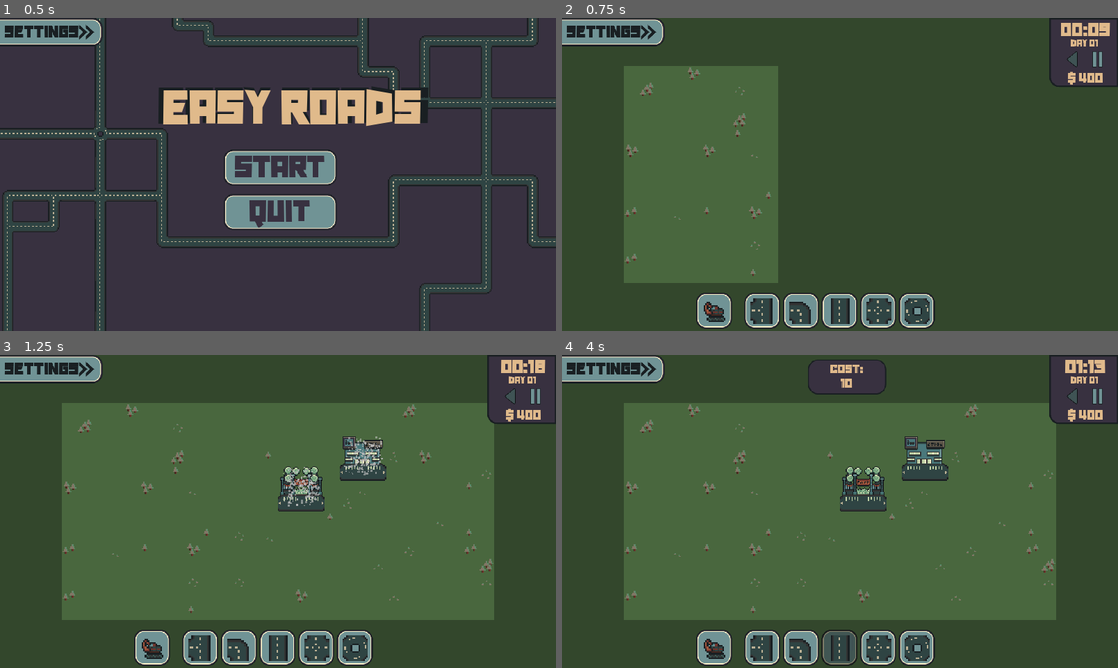
Above: before the commit, frames 1-4 (two rows, left to right).
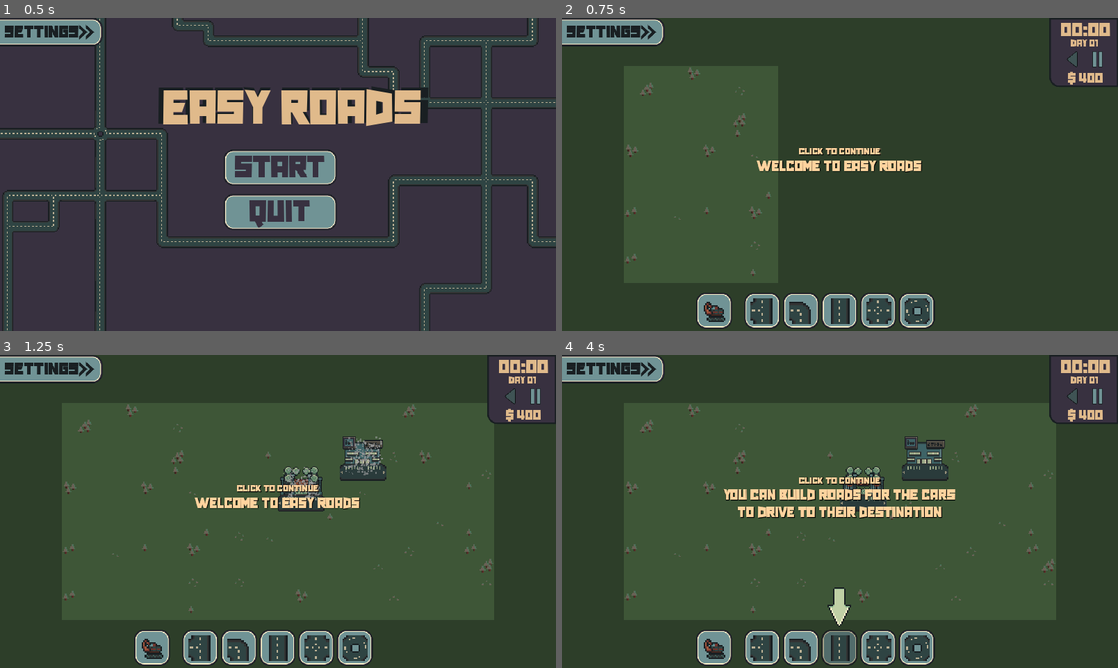
Above: after the commit, the same moments.

Repository: StixxyTape/Easy-Roads
Game: Godot game, scene res://Scenes/menu.tscn
Two runs of this game, one before a commit and one after it. Both use one fixed random seed, a clock stepped at 60 frames per second and the inputs below.
Inputs (mouse positions are in pixels of both pictures, inside the frame that each line leads up to):
- Up to frame 1 (0.5 s): no input
- Up to frame 2 (0.75 s): click "Start" at 0.5 s
- Up to frame 3 (1.25 s): no input
- Up to frame 4 (4 s): click (712, 649) at 1.25 s; click (762, 649) at 2 s; click (801, 649) at 2.75 s; click (840, 649) at 3.5 s

Frame 1 is identical in both runs. In frame 2, 1.2% of the frame differs, in the area x 11-99%, y 1-82%; in frame 3, 2.1%; in frame 4, 4.0%, in the area x 11-99%, y 1-99%.

Commit message:
Added tutorial

Diff:
--- /dev/null
+++ b/Easy Roads/Scenes/arrow.tscn
@@ -0,0 +1,52 @@
+[gd_scene load_steps=5 format=3 uid="uid://b4wwvoljbmc2b"]
+
+[ext_resource type="Texture2D" uid="uid://cpwoevo7vue5u" path="res://Art/UI/Arrow.png" id="1_8g7di"]
+
+[sub_resource type="Animation" id="Animation_red0w"]
+resource_name = "idle"
+loop_mode = 1
+tracks/0/type = "value"
+tracks/0/imported = false
+tracks/0/enabled = true
+tracks/0/path = NodePath(".:scale")
+tracks/0/interp = 1
+tracks/0/loop_wrap = true
+tracks/0/keys = {
+"times": PackedFloat32Array(0, 0.5, 1),
+"transitions": PackedFloat32Array(1, 1, 1),
+"update": 0,
+"values": [Vector2(2, 2), Vector2(3, 3), Vector2(2, 2)]
+}
+
+[sub_resource type="Animation" id="Animation_hfngj"]
+length = 0.001
+tracks/0/type = "value"
+tracks/0/imported = false
+tracks/0/enabled = true
+tracks/0/path = NodePath(".:scale")
+tracks/0/interp = 1
+tracks/0/loop_wrap = true
+tracks/0/keys = {
+"times": PackedFloat32Array(0),
+"transitions": PackedFloat32Array(1),
+"update": 0,
+"values": [Vector2(2, 2)]
+}
+
+[sub_resource type="AnimationLibrary" id="AnimationLibrary_cf7td"]
+_data = {
+"RESET": SubResource("Animation_hfngj"),
+"idle": SubResource("Animation_red0w")
+}
+
+[node name="Arrow" type="Node2D"]
+scale = Vector2(2, 2)
+
+[node name="Sprite2D" type="Sprite2D" parent="."]
+texture = ExtResource("1_8g7di")
+
+[node name="AnimationPlayer" type="AnimationPlayer" parent="."]
+autoplay = "idle"
+libraries = {
+"": SubResource("AnimationLibrary_cf7td")
+}
--- a/Easy Roads/Scenes/bubble.tscn
+++ b/Easy Roads/Scenes/bubble.tscn
@@ -97,7 +97,6 @@
 }
 
 [node name="Bubble" type="TextureProgressBar"]
-modulate = Color(1, 1, 1, 0.235294)
 z_index = 5
 layout_direction = 1
 anchors_preset = 8
--- a/Easy Roads/Scenes/ui.tscn
+++ b/Easy Roads/Scenes/ui.tscn
@@ -7,6 +7,9 @@
 [ext_resource type="FontFile" uid="uid://cg62bx556p7xk" path="res://Fonts/Pink and Crimson.otf" id="4_e55im"]
 [ext_resource type="Script" path="res://Scripts/TimeButton.gd" id="5_tu65w"]
 [ext_resource type="Script" path="res://Scripts/Settings.gd" id="7_lqbpj"]
+[ext_resource type="PackedScene" uid="uid://b4wwvoljbmc2b" path="res://Scenes/arrow.tscn" id="8_j5lb5"]
+
+[sub_resource type="CanvasTexture" id="CanvasTexture_aqkax"]
 
 [sub_resource type="AtlasTexture" id="AtlasTexture_syo7a"]
 atlas = ExtResource("1_bl377")
@@ -130,6 +133,16 @@
 [node name="UI" type="CanvasLayer"]
 script = ExtResource("1_2omd3")
 
+[node name="Tutorial BGC" type="TextureRect" parent="."]
+modulate = Color(0.0980392, 0.121569, 0.133333, 0.235294)
+anchors_preset = 15
+anchor_right = 1.0
+anchor_bottom = 1.0
+grow_horizontal = 2
+grow_vertical = 2
+size_flags_vertical = 4
+texture = SubResource("CanvasTexture_aqkax")
+
 [node name="Remove" type="TextureButton" parent="."]
 anchors_preset = 7
 anchor_left = 0.5
@@ -581,6 +594,60 @@
 horizontal_alignment = 1
 vertical_alignment = 1
 
+[node name="Tutorial Text" type="Label" parent="."]
+anchors_preset = 8
+anchor_left = 0.5
+anchor_top = 0.5
+anchor_right = 0.5
+anchor_bottom = 0.5
+offset_left = -297.0
+offset_top = -34.0
+offset_right = 297.0
+offset_bottom = 2.0
+grow_horizontal = 2
+grow_vertical = 2
+pivot_offset = Vector2(64, 28)
+theme_override_colors/font_color = Color(1, 0.827451, 0.619608, 1)
+theme_override_colors/font_shadow_color = Color(0, 0, 0, 1)
+theme_override_fonts/font = ExtResource("4_e55im")
+theme_override_font_sizes/font_size = 30
+text = "This is the tutorial text"
+horizontal_alignment = 1
+vertical_alignment = 1
+
+[node name="Continue" type="Label" parent="Tutorial Text"]
+layout_mode = 1
+anchors_preset = 5
+anchor_left = 0.5
+anchor_right = 0.5
+offset_left = -297.0
+offset_top = -25.0
+offset_right = 297.0
+grow_horizontal = 2
+pivot_offset = Vector2(64, 28)
+theme_override_colors/font_color = Color(1, 0.827451, 0.619608, 1)
+theme_override_colors/font_shadow_color = Color(0, 0, 0, 1)
+theme_override_fonts/font = ExtResource("4_e55im")
+theme_override_font_sizes/font_size = 20
+text = "Click to continue"
+horizontal_alignment = 1
+vertical_alignment = 1
+
+[node name="Arrow Road" parent="." instance=ExtResource("8_j5lb5")]
+z_index = 10
+position = Vector2(573, 520)
+rotation = 3.14159
+
+[node name="Arrow Remove" parent="." instance=ExtResource("8_j5lb5")]
+z_index = 10
+position = Vector2(317, 520)
+rotation = 3.14159
+
+[node name="Arrow Info" parent="." instance=ExtResource("8_j5lb5")]
+z_index = 10
+position = Vector2(959, 84)
+rotation = 1.5708
+
 [connection signal="pressed" from="Settings/SettingsButton" to="Settings" method="_on_settings_button_pressed"]
 [connection signal="pressed" from="Settings/Music/MusicButton" to="Settings" method="_on_music_button_pressed"]
 [connection signal="pressed" from="Settings/Audio/AudioButton" to="Settings" method="_on_audio_button_pressed"]
--- a/Easy Roads/Scripts/Global.gd
+++ b/Easy Roads/Scripts/Global.gd
@@ -30,6 +30,8 @@
 var music : bool = true
 var sounds : bool = true
 
+var tutorial : bool = true
+
 func Reset():
 	gameOver = false
 	builtStructs = []
--- a/Easy Roads/Scripts/GridSystem.gd
+++ b/Easy Roads/Scripts/GridSystem.gd
@@ -130,7 +130,7 @@
 	if spawningHouse == true:
 		spawningHouse = false
 		await get_tree().create_timer(houseSpawnCooldown).timeout
-		if Global.time == "play":
+		if Global.time == "play" and !Global.tutorial:
 			housePos = SpawnHouse()
 		spawningHouse = true
 
--- a/Easy Roads/Scripts/HoverState.gd
+++ b/Easy Roads/Scripts/HoverState.gd
@@ -37,18 +37,19 @@
 	Global.overButton = false
 
 func _on_button_press():
-	if active:
-		Global.roadType = ""
-		active = false
-		if priceLabel:
-			priceLabel.visible = false
-			Global.currentPrice = 0
-	else:
-		if priceLabel:
-			priceLabel.visible = true
-			Global.currentPrice = price
-		tilemap.tileCounter = 0
-		self_modulate = Color("999999dc")
-		active = true
-		Global.roadType = type
-		AudioManager.PlaySound(selectSound)
+	if !Global.tutorial:
+		if active:
+			Global.roadType = ""
+			active = false
+			if priceLabel:
+				priceLabel.visible = false
+				Global.currentPrice = 0
+		else:
+			if priceLabel:
+				priceLabel.visible = true
+				Global.currentPrice = price
+			tilemap.tileCounter = 0
+			self_modulate = Color("999999dc")
+			active = true
+			Global.roadType = type
+			AudioManager.PlaySound(selectSound)
--- a/Easy Roads/Scripts/UI.gd
+++ b/Easy Roads/Scripts/UI.gd
@@ -6,14 +6,39 @@
 var minute : int = 0
 var minute_text : String = "00"
 var count : bool = false
+var tutorialCount : int = 0
 
 @onready var timeLabel : Label = $InfoBoard/Time
 @onready var dayLabel : Label = $InfoBoard/Day
 @onready var moneyLabel : Label = $InfoBoard/Money
 @onready var priceLabel : Label = $Cost/Label
 
+@onready var tutorialLabel : Label = $"Tutorial Text"
+@onready var tutorialbgc : TextureRect = $"Tutorial BGC"
+@onready var roadArrow : Node2D = $"Arrow Road"
+@onready var removeArrow : Node2D = $"Arrow Remove"
+@onready var infoArrow : Node2D = $"Arrow Info"
+
+func _ready():
+	roadArrow.visible = false
+	removeArrow.visible = false
+	infoArrow.visible = false
+
+	if Global.tutorial:
+		tutorialbgc.visible = true
+		tutorialLabel.visible = true
+	else:
+		tutorialbgc.visible = false
+		tutorialLabel.visible = false
+
+	tutorialLabel.text = ""
+
 func _process(_delta):
-	if Global.time == "play" and !count:
+	tutorialText()
+	if Input.is_action_just_pressed("Left Click"):
+		tutorialCount += 1
+
+	if Global.time == "play" and !count and !Global.tutorial:
 		timeCounting()
 		count = true
 	elif Global.time == "stop":
@@ -51,3 +76,46 @@
 	while Global.time == "play":
 		minute += randi_range(5,15)
 		await  get_tree().create_timer(0.5).timeout
+
+func tutorialText():
+	match tutorialCount:
+		0:
+			tutorialLabel.text = "Welcome to Easy Roads"
+		1:
+			tutorialLabel.text = "It's your goal to manage this city"
+		2:
+			tutorialLabel.text = "Each house that spawns has a different destination"
+		3:
+			tutorialLabel.text = "These destination are the bigger structures on the map"
+		4:
+			tutorialLabel.text = "You can build roads for the cars\nto drive to their destination"
+			roadArrow.visible = true
+		5:
+			tutorialLabel.text = "Each road has a cost\nso be sure to have enough money to build"
+		6:
+			tutorialLabel.text = "You can place roads with left click\n you can also hold down to place multiple at once"
+		7:
+			tutorialLabel.text = "Roads can't be placed on trees"
+		8:
+			tutorialLabel.text = "While holding left click\nyou can remove roads with also holding right click"
+		9:
+			tutorialLabel.text = "If you misplaced a road\nyou can delete it with the remove button"
+			roadArrow.visible = false
+			removeArrow.visible = true
+		10:
+			tutorialLabel.text = "Once the car reached it destination you get money\nand the house asks for a new destination"
+			removeArrow.visible = false
+		11:
+			tutorialLabel.text = "Your money is shown in the top right\n you also see the time and day you're on"
+			infoArrow.visible = true
+		12:
+			tutorialLabel.text = "You can also stop time if it gets too hectic"
+		13:
+			tutorialLabel.text = "Don't let the cars wait or drive to long\n to reach their destination"
+			infoArrow.visible = false
+		14:
+			tutorialLabel.text = "This was everything\nGood luck"
+		15:
+			tutorialbgc.visible = false
+			tutorialLabel.visible = false
+			Global.tutorial = false
Binary file added: Easy Roads/Art/UI/Arrow.png
Not shown, added: Easy Roads/Art/UI/Arrow.png.import
Not shown: 1 places in Easy Roads/Scenes/ui.tscn that only renumber resources
